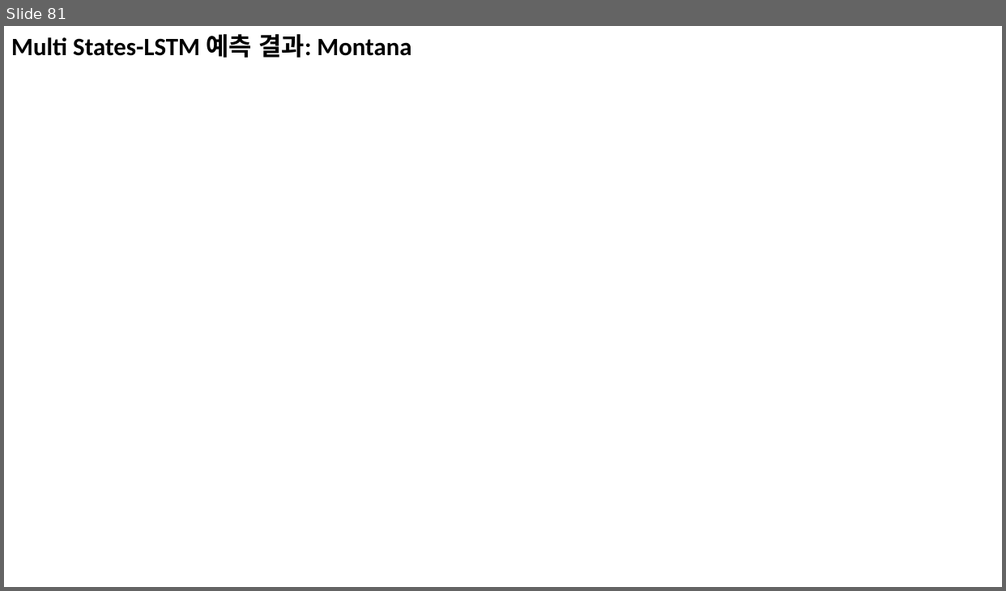
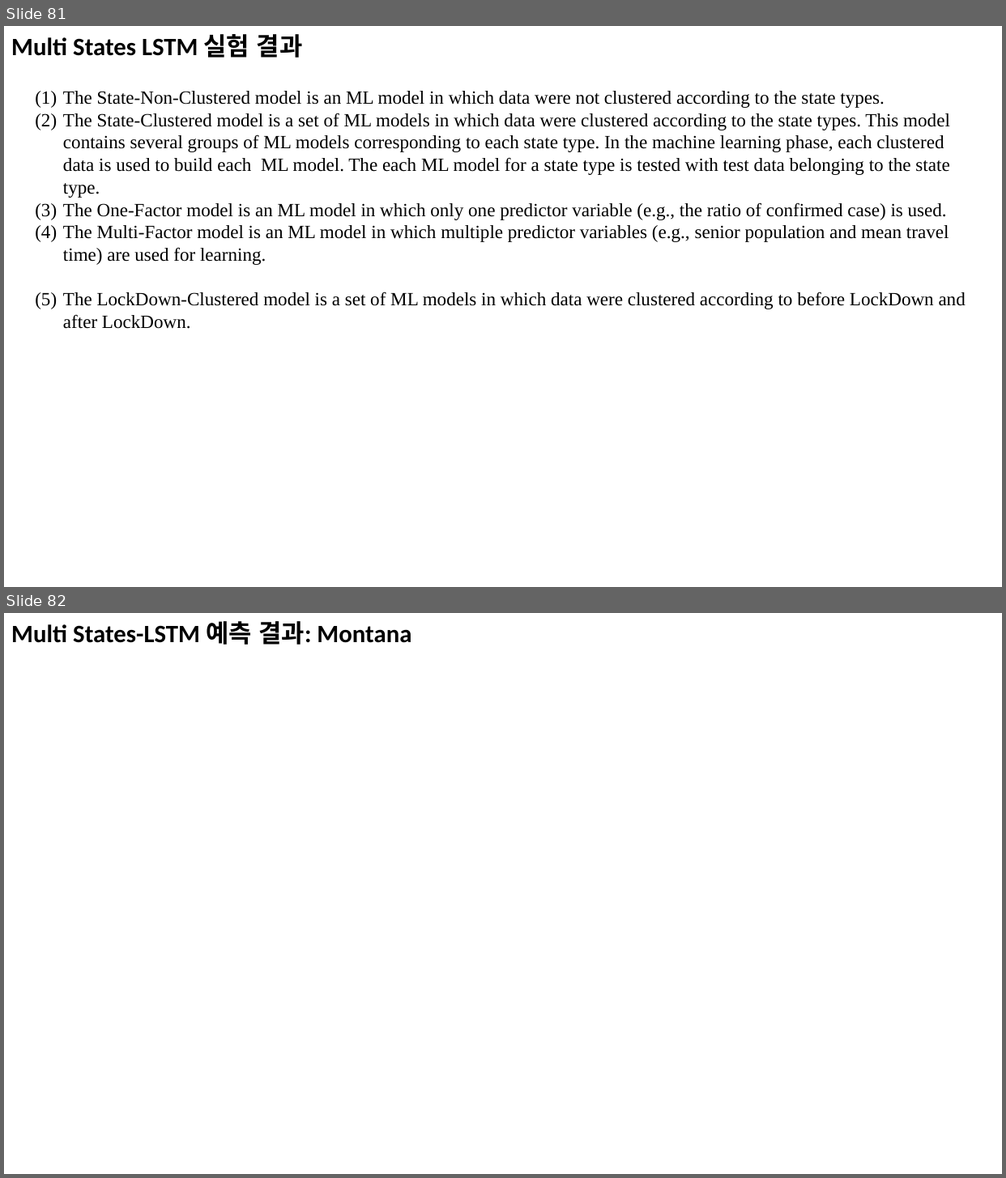
Before and after one commit to pcyoung75/GlobalForecasting, a slide deck: doc/Paper Images.pptx. Shown one above the other, each under a label of ours: slide 81 before the commit, slides 81 and 82 after it. The pictures are 1006x591 and 1006x1178 pixels, drawn with LibreOffice and Linux fonts; fonts in the diff are those of the drawing. Boxes give left, top, right and bottom in pixels: in the first picture for what was removed or moved away, otherwise in the second. Text is boxed around its words. In the diff, an @@ line names an element or a change of style, - is before the commit and + after.

Commit message:
ML codes were updated.

```diff
--- a/doc/Paper Images.pptx
+++ b/doc/Paper Images.pptx
@@ slide 81 added at (4, 26, 1002, 587), background #FFFFFF @@
@@ title added at (11, 34, 303, 58), 24 pt, text #000000, bold @@
+Multi States LSTM 실험 결과
@@ text added at (63, 91, 965, 329), 18 pt, text #000000 @@
+(1) The State-Non-Clustered model is an ML model in which data were not clustered according to the state types.
+(2) The State-Clustered model is a set of ML models in which data were clustered according to the state types. This model contains several groups of ML models corresponding to each state type. In the machine learning phase, each clustered data is used to build each ML model. The each ML model for a state type is tested with test data belonging to the state type.
+(3) The One-Factor model is an ML model in which only one predictor variable (e.g., the ratio of confirmed case) is used.
+(4) The Multi-Factor model is an ML model in which multiple predictor variables (e.g., senior population and mean travel time) are used for learning.
+(5) The LockDown-Clustered model is a set of ML models in which data were clustered according to before LockDown and after LockDown.
@@ what was slide 81 is now slide 82 @@
```
Also in this commit, not shown: 4 slides changed, 4 other files.
